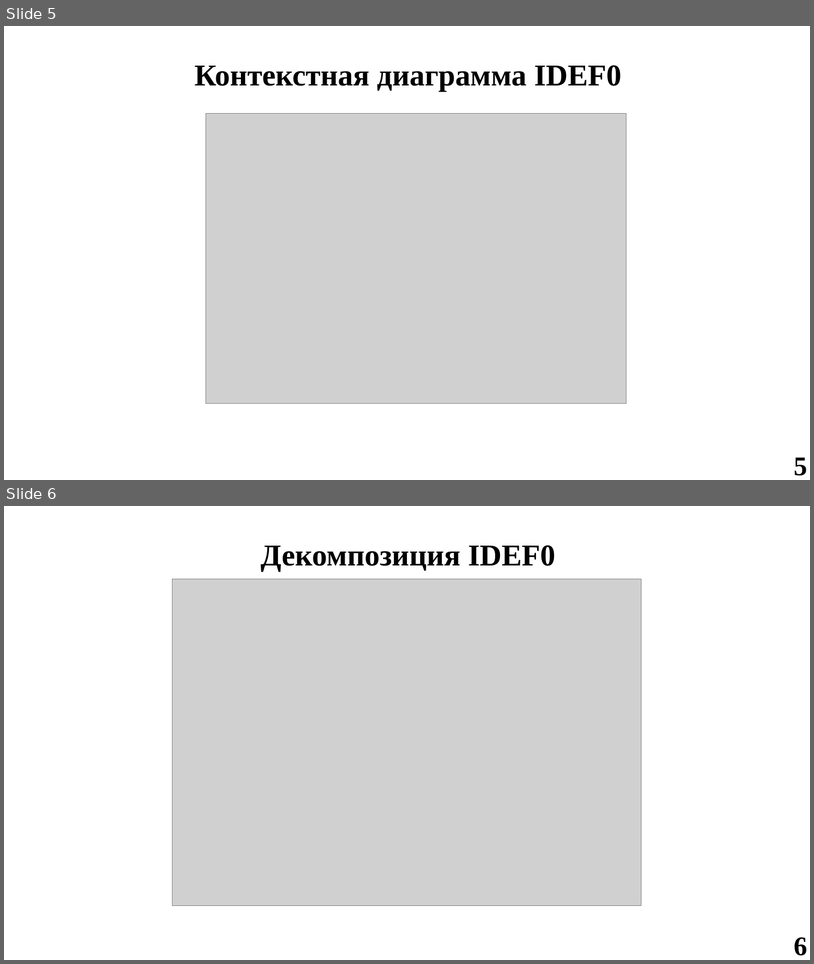
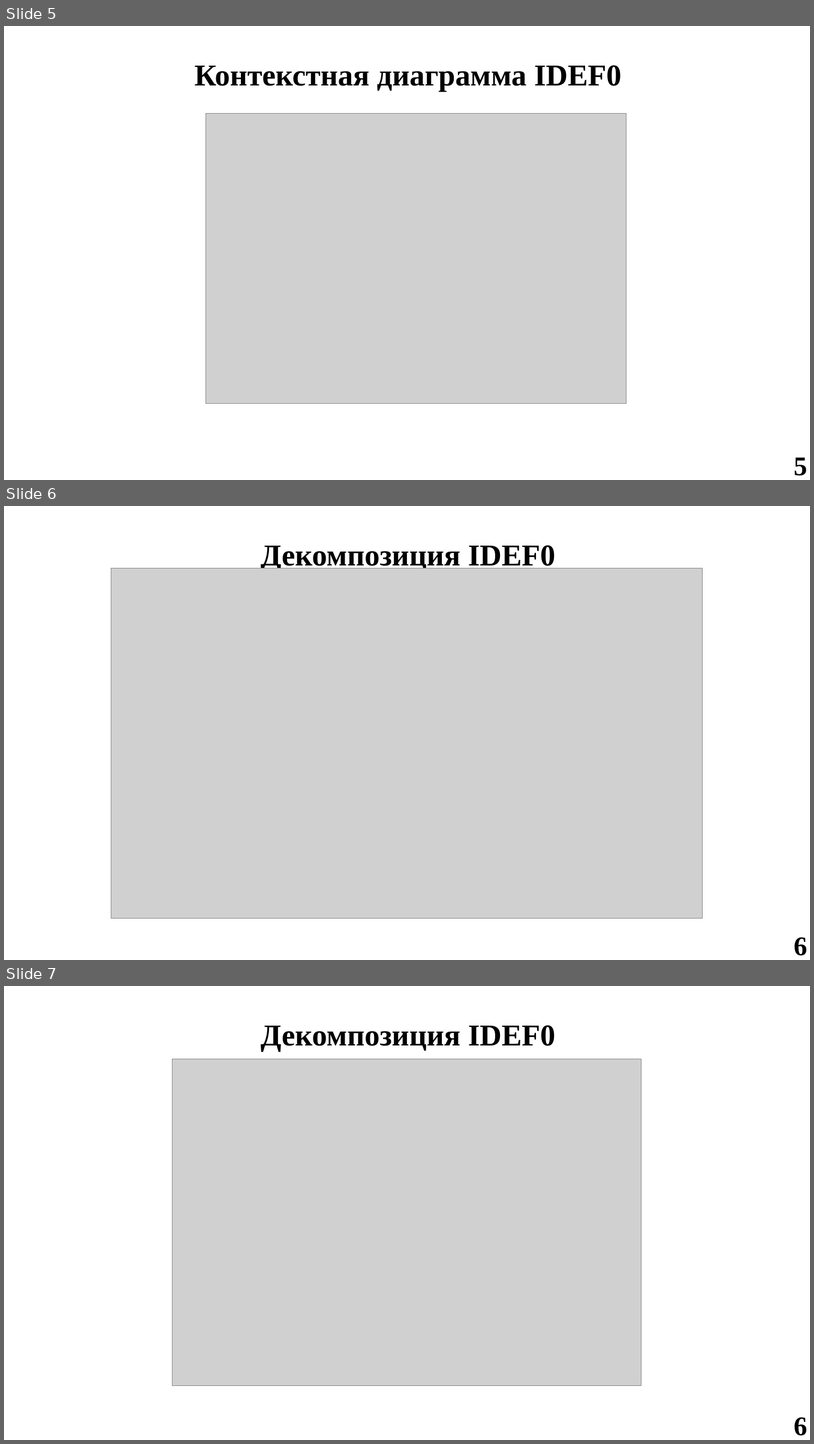
Before and after one commit to sa1kri/DFD, a slide deck: Образец.pptx. Shown one above the other, each under a label of ours: slides 5 and 6 before the commit, slides 5, 6 and 7 after it. The pictures are 814x964 and 814x1444 pixels, drawn with LibreOffice and Linux fonts; fonts in the diff are those of the drawing; grey boxes stand for pictures; background and template pictures are left out. Boxes give left, top, right and bottom in pixels: in the first picture for what was removed or moved away, otherwise in the second. Text is boxed around its words. In the diff, an @@ line names an element or a change of style, - is before the commit and + after.

```diff
--- a/Образец.pptx
+++ b/Образец.pptx
@@ slide 6 added at box(4, 506, 810, 960), background picture (left out) @@
@@ text added at box(261, 545, 556, 571), 36 pt, text #000000, bold @@
+Декомпозиция IDEF0
@@ picture added at box(111, 568, 704, 918) @@
@@ text added at box(794, 937, 807, 955), 32 pt, text #000000, bold @@
+6
@@ what was slide 6 is now slide 7 @@
```
